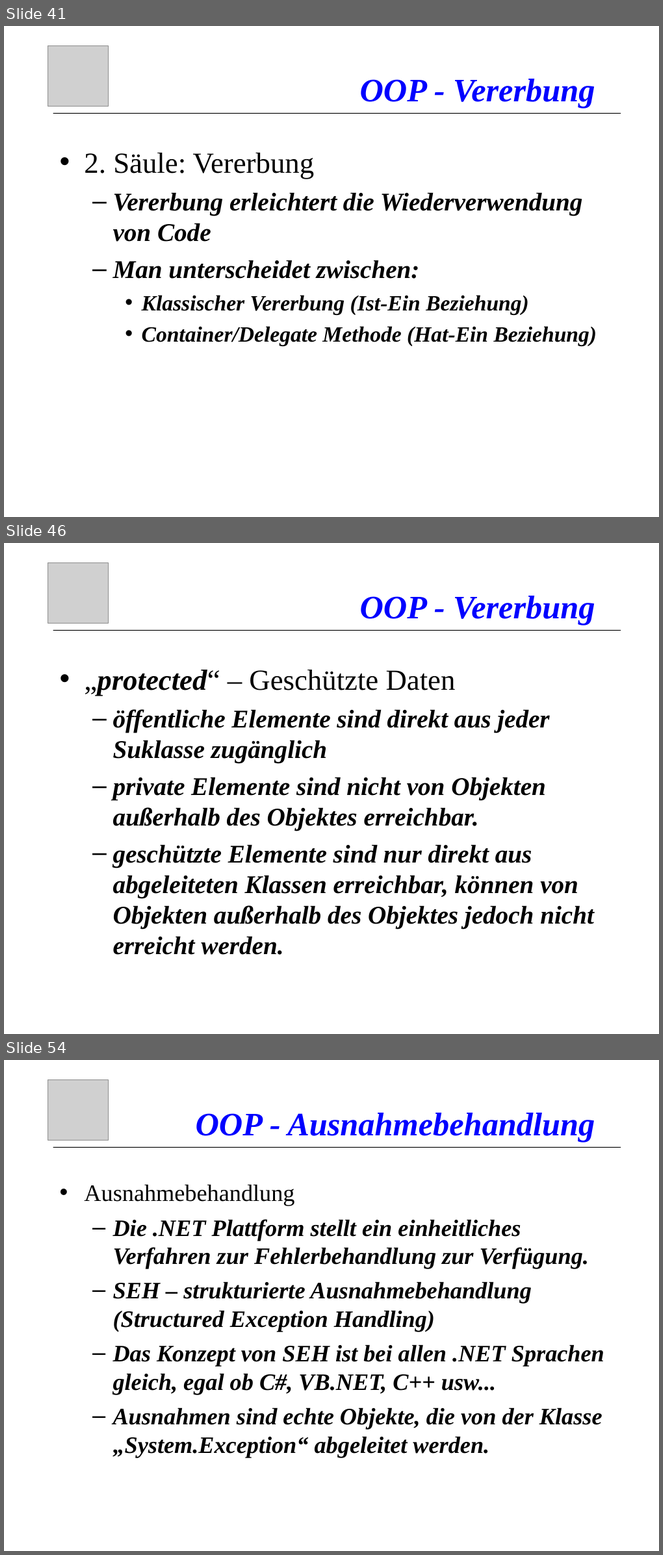
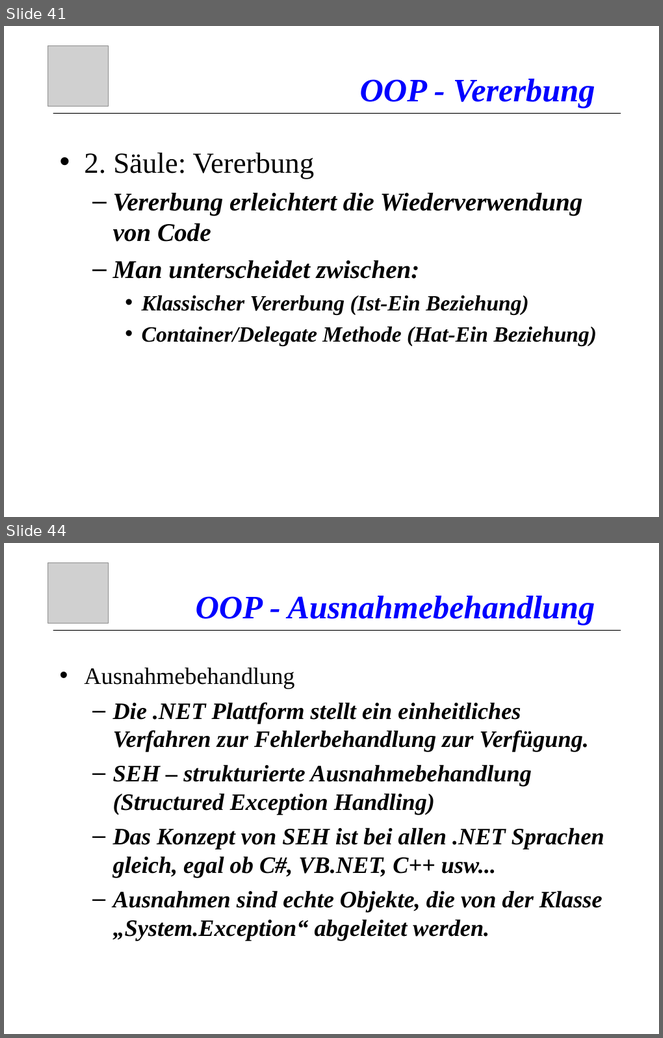
Before and after one commit to atillakati/fit_omicron_atilla, a slide deck: doc/C#_Kurs_en.ppt. Shown one above the other, each under a label of ours: slides 41, 46 and 54 before the commit, slides 41 and 44 after it; the slides between them are not shown. The pictures are 663x1555 and 663x1038 pixels, drawn with LibreOffice and Linux fonts; fonts in the diff are those of the drawing; grey boxes stand for pictures. Boxes give left, top, right and bottom in pixels: in the first picture for what was removed or moved away, otherwise in the second. Text is boxed around its words. In the diff, an @@ line names an element or a change of style, - is before the commit and + after.

```diff
--- a/doc/C#_Kurs_en.ppt
+++ b/doc/C#_Kurs_en.ppt
@@ slide 46 removed at bbox=[4, 543, 659, 1034], background #FFFFFF @@
@@ picture removed at bbox=[48, 563, 108, 623] @@
@@ title removed at bbox=[360, 596, 595, 626] @@
-OOP - Vererbung
@@ line removed from (53, 630) to (622, 630) @@
@@ text removed at bbox=[84, 670, 594, 955] @@
-• „protected“ – Geschützte Daten
-  – öffentliche Elemente sind direkt aus jeder Suklasse zugänglich
-  – private Elemente sind nicht von Objekten außerhalb des Objektes erreichbar.
-  – geschützte Elemente sind nur direkt aus abgeleiteten Klassen erreichbar, können von Objekten außerhalb des Objektes jedoch nicht erreicht werden.
@@ what was slide 54 is now slide 44 @@
```
Also in this commit, not shown: 2 slides changed, 1 slide added, 10 other slides removed, 3 other files.
